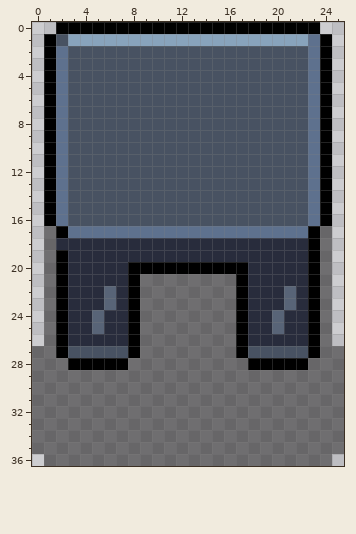
Two versions of one pixel-art sprite, moonshot-titan/models/obstacles/stool.png. Above: the version before the commit.
The file is 26x37 pixels.
Now the later version:
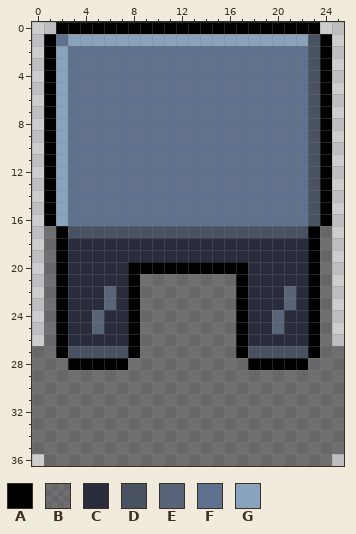
Palette (. is transparent): A #000000  B #05040378  C #282c3c  D #485262  E #586477  F #5e718e  G #88a3bc
Commit message: #25 Updated textures for chair and stool
What changed:
{"y":1,"x":2,"old":"D","new":"F"}
{"y":1,"x":23,"old":"F","new":"D"}
{"y":2,"x":2,"old":"FDDDDDDDDDDDDDDDDDDDDF","new":"GFFFFFFFFFFFFFFFFFFFFD"}
{"y":3,"x":2,"old":"FDDDDDDDDDDDDDDDDDDDDF","new":"GFFFFFFFFFFFFFFFFFFFFD"}
{"y":4,"x":2,"old":"FDDDDDDDDDDDDDDDDDDDDF","new":"GFFFFFFFFFFFFFFFFFFFFD"}
{"y":5,"x":2,"old":"FDDDDDDDDDDDDDDDDDDDDF","new":"GFFFFFFFFFFFFFFFFFFFFD"}
{"y":6,"x":2,"old":"FDDDDDDDDDDDDDDDDDDDDF","new":"GFFFFFFFFFFFFFFFFFFFFD"}
{"y":7,"x":2,"old":"FDDDDDDDDDDDDDDDDDDDDF","new":"GFFFFFFFFFFFFFFFFFFFFD"}
{"y":8,"x":2,"old":"FDDDDDDDDDDDDDDDDDDDDF","new":"GFFFFFFFFFFFFFFFFFFFFD"}
{"y":9,"x":2,"old":"FDDDDDDDDDDDDDDDDDDDDF","new":"GFFFFFFFFFFFFFFFFFFFFD"}
{"y":10,"x":2,"old":"FDDDDDDDDDDDDDDDDDDDDF","new":"GFFFFFFFFFFFFFFFFFFFFD"}
{"y":11,"x":2,"old":"FDDDDDDDDDDDDDDDDDDDDF","new":"GFFFFFFFFFFFFFFFFFFFFD"}
{"y":12,"x":2,"old":"FDDDDDDDDDDDDDDDDDDDDF","new":"GFFFFFFFFFFFFFFFFFFFFD"}
{"y":13,"x":2,"old":"FDDDDDDDDDDDDDDDDDDDDF","new":"GFFFFFFFFFFFFFFFFFFFFD"}
{"y":14,"x":2,"old":"FDDDDDDDDDDDDDDDDDDDDF","new":"GFFFFFFFFFFFFFFFFFFFFD"}
{"y":15,"x":2,"old":"FDDDDDDDDDDDDDDDDDDDDF","new":"GFFFFFFFFFFFFFFFFFFFFD"}
{"y":16,"x":2,"old":"FDDDDDDDDDDDDDDDDDDDDF","new":"GFFFFFFFFFFFFFFFFFFFFD"}
{"y":17,"x":3,"old":"FFFFFFFFFFFFFFFFFFFF","new":"DDDDDDDDDDDDDDDDDDDD"}
{"y":18,"x":2,"old":"C","new":"A"}
{"label":"changed","picture_box":[56,34,320,250]}
